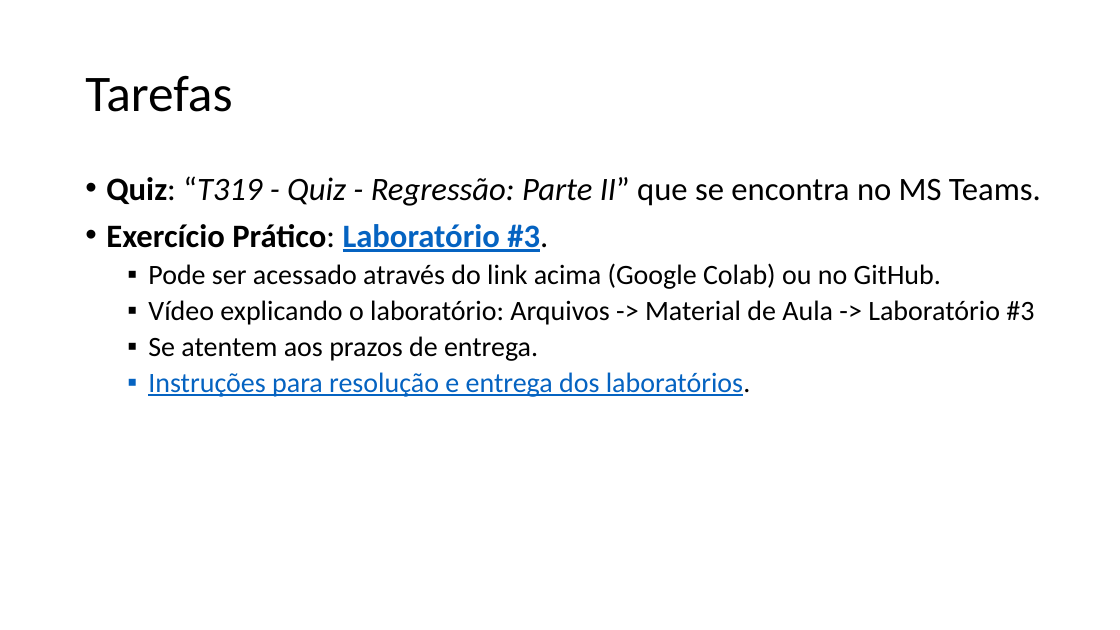
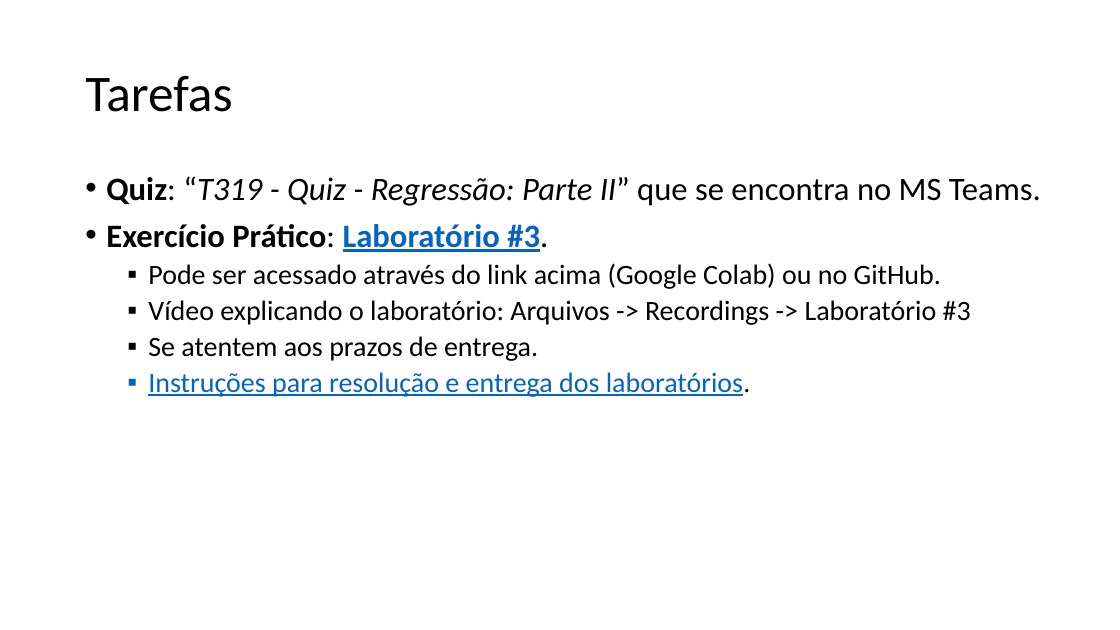
Before and after one commit to zz4fap/t319_aprendizado_de_maquina, a slide deck: slide 32 of slides/T319_Regressão_Linear (Parte II).pptx. Drawn at 1120x630 pixels with LibreOffice and Linux fonts; fonts in the diff are those of the drawing. Boxes give left, top, right and bottom in pixels: in the first picture for what was removed or moved away, otherwise in the second. Text is boxed around its words. In the diff, an @@ line names an element or a change of style, - is before the commit and + after.

```diff
--- a/slides/T319_Regressão_Linear (Parte II).pptx
+++ b/slides/T319_Regressão_Linear (Parte II).pptx
@@ text at (148,300,971,325): text changed @@
-  ▪ Vídeo explicando o laboratório: Arquivos -> Material de Aula -> Laboratório #3
+  ▪ Vídeo explicando o laboratório: Arquivos -> Recordings -> Laboratório #3
```
Also in this commit, not shown: 7 other files.
